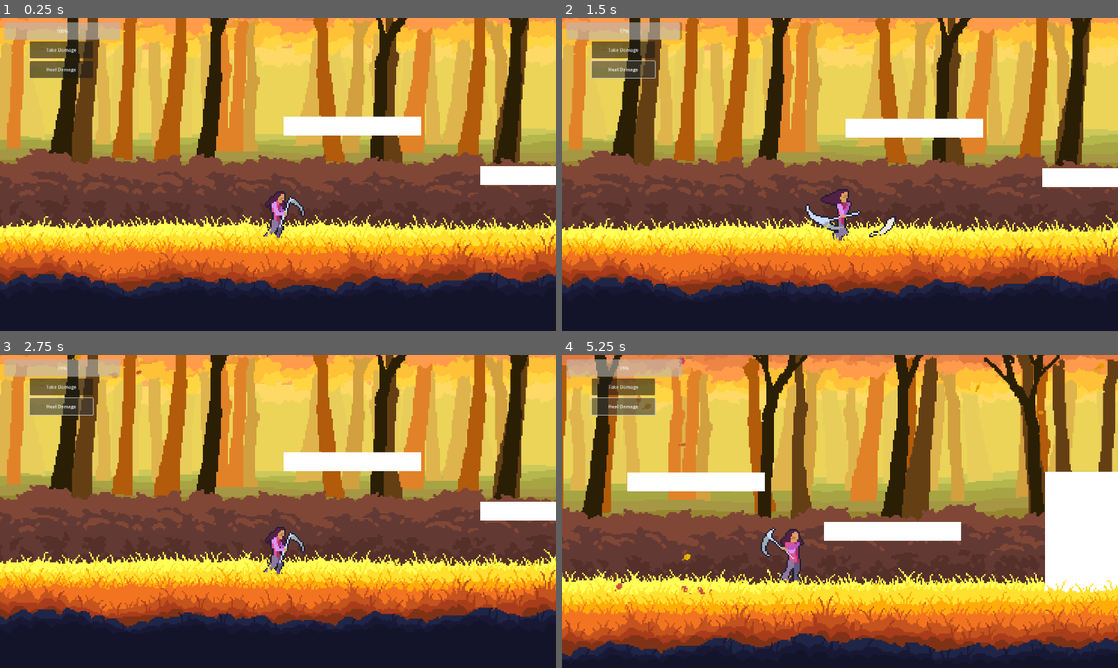
Above: before the commit, frames 1-4 (two rows, left to right).
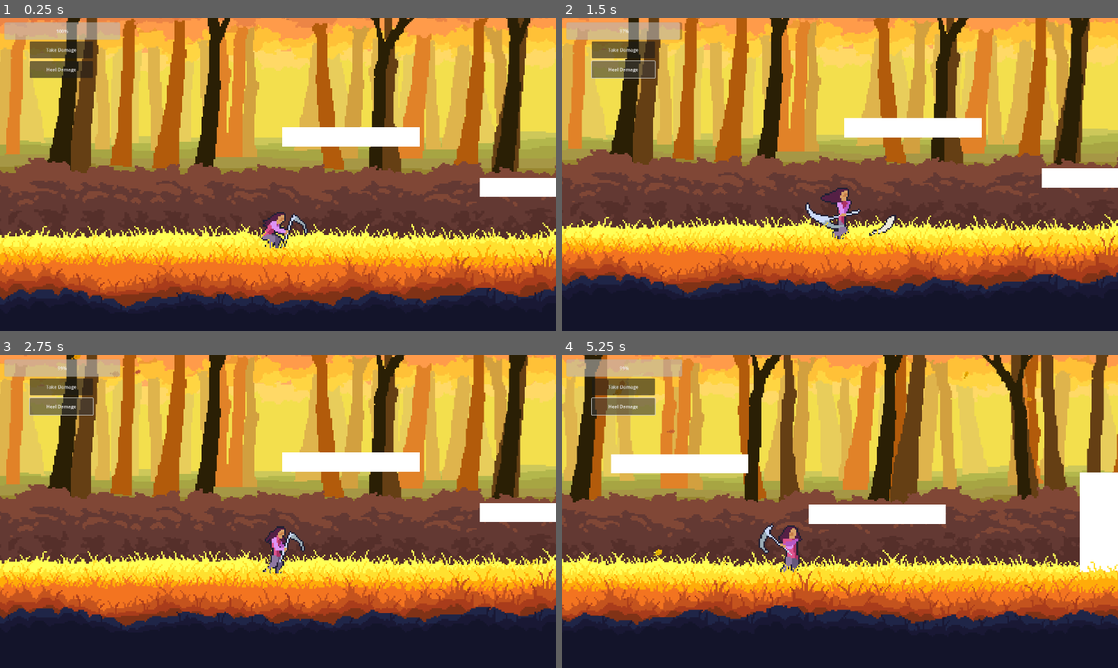
Above: after the commit, the same moments.

Repository: LordRevan36/software_development_platformer
Game: Godot game, scene res://Levels/Forest/main.tscn
The game is run twice, just before and just after one commit, with the same random seed, the same clock (stepped at 60 frames per second) and the same inputs. Before the commit the project starts from res://main.tscn.
Inputs:
- Up to frame 1 (0.25 s): no input
- Up to frame 2 (1.5 s): click "Take Damage" at 0.5 s; click "Heal Damage" at 1.25 s
- Up to frame 3 (2.75 s): hold C (FlipRight) from 2.03 s (still down); tap X (Attack 1) at 2.1 s
- Up to frame 4 (5.25 s): release C (FlipRight) at 2.78 s; hold Z (FlipLeft) 2.78-3.53 s; tap X (Attack 1) every 0.75 s from 2.85 to 5.1 s; hold C (FlipRight) 3.53-4.28 s; hold W (Up) 4.28-5.03 s; hold Z (FlipLeft) from 5.03 s (still down)

The runs differ from the first frame. In frame 1, 38% of the frame differs, in the area x 0-100%, y 0-94%; in frame 2, 13%; in frame 3, 11%; in frame 4, 71%, in the area x 0-100%, y 0-98%.

Commit message:
file organization, level transitions
6-% chance pulling this branch will cause issues but oh well

Diff:
--- a/software-development-platformer/main.tscn
+++ b/software-development-platformer/Levels/Forest/main.tscn
@@ -13,9 +13,10 @@
 [ext_resource type="Texture2D" uid="uid://d15b6nmtxas3j" path="res://Assets/Forest/BushyGrass.png" id="7_5vw27"]
 [ext_resource type="Texture2D" uid="uid://ul3588q4vy3l" path="res://Assets/Forest/LeafParticle2.png" id="7_ycdy4"]
 [ext_resource type="Script" uid="uid://m70ma2rafm6p" path="res://Player/movement_particles.gd" id="11_vivmo"]
-[ext_resource type="Script" uid="uid://bqovlgcavqgg2" path="res://health_bar.gd" id="15_vivmo"]
-[ext_resource type="Script" uid="uid://dhqon0kvpcrte" path="res://button.gd" id="16_2cqfq"]
-[ext_resource type="Script" uid="uid://qy3w7jrwih6c" path="res://heal_button.gd" id="17_yaehf"]
+[ext_resource type="PackedScene" uid="uid://cikgxfjxyjw3r" path="res://exit.tscn" id="12_86kmy"]
+[ext_resource type="Script" uid="uid://bqovlgcavqgg2" path="res://UI/health_bar.gd" id="15_vivmo"]
+[ext_resource type="Script" uid="uid://dhqon0kvpcrte" path="res://UI/button.gd" id="16_2cqfq"]
+[ext_resource type="Script" uid="uid://qy3w7jrwih6c" path="res://UI/heal_button.gd" id="17_yaehf"]
 
 [sub_resource type="Gradient" id="Gradient_w48qg"]
 offsets = PackedFloat32Array(0, 0.33490565, 0.8018868, 1)
@@ -152,6 +153,14 @@
 repeat_size = Vector2(2560, 0)
 repeat_times = 3
 
+[node name="Background" type="ColorRect" parent="Parallax <100/Parallax30/Repeating"]
+offset_left = 1.9460449
+offset_top = 0.2970581
+offset_right = 2.946045
+offset_bottom = 1.2970581
+scale = Vector2(2560, 500)
+color = Color(0.9517366, 0.8742226, 0.3032913, 1)
+
 [node name="Canopy" type="Sprite2D" parent="Parallax <100/Parallax30/Repeating"]
 modulate = Color(2.9472616, 3.058063, 1.896237, 1)
 position = Vector2(-170.77844, -18.679565)
@@ -838,7 +847,8 @@
 process_material = SubResource("ParticleProcessMaterial_vivmo")
 script = SubResource("GDScript_2cqfq")
 
-[node name="Player" parent="." groups=["Player"] instance=ExtResource("1_bo1nx")]
+[node name="Player" parent="." instance=ExtResource("1_bo1nx")]
+position = Vector2(-20, -124)
 
 [node name="Camera2D" type="Camera2D" parent="Player"]
 offset = Vector2(0, -100)
@@ -887,7 +897,7 @@
 process_material = SubResource("ParticleProcessMaterial_yaehf")
 
 [node name="TempPlatform" type="StaticBody2D" parent="."]
-position = Vector2(1, -283)
+position = Vector2(1, -281)
 
 [node name="CollisionShape2D" type="CollisionShape2D" parent="TempPlatform"]
 position = Vector2(173, -15)
@@ -900,7 +910,7 @@
 offset_bottom = 11.0
 
 [node name="TempPlatform2" type="StaticBody2D" parent="."]
-position = Vector2(523, -152)
+position = Vector2(526, -147)
 
 [node name="CollisionShape2D" type="CollisionShape2D" parent="TempPlatform2"]
 position = Vector2(173, -15)
@@ -913,7 +923,7 @@
 offset_bottom = 11.0
 
 [node name="TempPlatform3" type="StaticBody2D" parent="."]
-position = Vector2(1111, -50.000015)
+position = Vector2(1246, 2)
 scale = Vector2(1, 6.8799996)
 
 [node name="CollisionShape2D" type="CollisionShape2D" parent="TempPlatform3"]
@@ -925,6 +935,13 @@
 offset_top = -40.0
 offset_right = 355.0
 offset_bottom = 11.0
+
+[node name="LevelExit" parent="." instance=ExtResource("12_86kmy")]
+position = Vector2(1582, -275)
+exit = "uid://b1iavla5jso1x"
+
+[node name="CollisionShape2D" parent="LevelExit" index="0"]
+position = Vector2(4, -166)
 
 [node name="Parallax100" type="Node2D" parent="."]
 position = Vector2(1, -295)
@@ -1117,17 +1134,17 @@
 [node name="CollisionShape2D" type="CollisionShape2D" parent="Floor"]
 shape = SubResource("WorldBoundaryShape2D_0xm2m")
 
-[node name="CanvasLayer" type="CanvasLayer" parent="."]
+[node name="UI" type="CanvasLayer" parent="."]
 offset = Vector2(15, 15)
 transform = Transform2D(1, 0, 0, 1, 15, 15)
 
-[node name="HealthBar" type="ProgressBar" parent="CanvasLayer" groups=["Player"]]
+[node name="HealthBar" type="ProgressBar" parent="UI" groups=["Player"]]
 offset_right = 400.0
 offset_bottom = 60.0
 value = 100.0
 script = ExtResource("15_vivmo")
 
-[node name="DamageButton" type="Button" parent="CanvasLayer"]
+[node name="DamageButton" type="Button" parent="UI"]
 offset_left = 88.0
 offset_top = 66.0
 offset_right = 306.0
@@ -1135,7 +1152,7 @@
 text = "Take Damage"
 script = ExtResource("16_2cqfq")
 
-[node name="HealButton" type="Button" parent="CanvasLayer"]
+[node name="HealButton" type="Button" parent="UI"]
 offset_left = 88.0
 offset_top = 134.0
 offset_right = 306.0
@@ -1145,3 +1162,5 @@
 
 [connection signal="jumped" from="Player" to="Player/MovementParticles" method="_on_player_jumped"]
 [connection signal="landed" from="Player" to="Player/MovementParticles" method="_on_player_landed"]
+
+[editable path="LevelExit"]
--- /dev/null
+++ b/software-development-platformer/Levels/Forest/testLevel.tscn
@@ -0,0 +1,250 @@
+[gd_scene load_steps=17 format=3 uid="uid://b1iavla5jso1x"]
+
+[ext_resource type="Texture2D" uid="uid://ctk8ibr44c642" path="res://Assets/Forest/Bush.png" id="1_w8v3s"]
+[ext_resource type="Texture2D" uid="uid://c2fn1ck4bikb1" path="res://Assets/Forest/Grass.png" id="7_sqofj"]
+[ext_resource type="Texture2D" uid="uid://ul3588q4vy3l" path="res://Assets/Forest/LeafParticle2.png" id="8_tpwu6"]
+[ext_resource type="PackedScene" uid="uid://cy1vyx88wgg4v" path="res://Player/player.tscn" id="9_diqn3"]
+[ext_resource type="Script" uid="uid://do5bugkt41qkv" path="res://camera.gd" id="10_t3dj1"]
+[ext_resource type="Script" uid="uid://m70ma2rafm6p" path="res://Player/movement_particles.gd" id="11_b7crr"]
+[ext_resource type="Script" uid="uid://bqovlgcavqgg2" path="res://UI/health_bar.gd" id="14_em3r6"]
+[ext_resource type="Script" uid="uid://dhqon0kvpcrte" path="res://UI/button.gd" id="15_soehs"]
+[ext_resource type="Script" uid="uid://qy3w7jrwih6c" path="res://UI/heal_button.gd" id="16_time6"]
+
+[sub_resource type="Gradient" id="Gradient_w48qg"]
+offsets = PackedFloat32Array(0, 0.33490565, 0.8018868, 1)
+colors = PackedColorArray(0.8298393, 0.28756416, 0.31498945, 1, 0.82405865, 0.41192046, 0.21686882, 1, 0.9603854, 0.6462903, 0, 1, 0.95962197, 0.8111548, 3.85046e-07, 1)
+
+[sub_resource type="GradientTexture1D" id="GradientTexture1D_1nvrg"]
+gradient = SubResource("Gradient_w48qg")
+
+[sub_resource type="ParticleProcessMaterial" id="ParticleProcessMaterial_w48qg"]
+particle_flag_disable_z = true
+angle_min = -89.99999
+angle_max = 90.000015
+direction = Vector3(0, -25, 0)
+spread = 10.0
+initial_velocity_min = 350.0
+initial_velocity_max = 350.0
+angular_velocity_min = -20.000015
+angular_velocity_max = 14.999984
+gravity = Vector3(0, 250, 0)
+radial_accel_min = -1.0000023
+radial_accel_max = 0.99999774
+color_initial_ramp = SubResource("GradientTexture1D_1nvrg")
+turbulence_enabled = true
+turbulence_noise_scale = 9.5
+turbulence_noise_speed = Vector3(2, 1, 0)
+turbulence_noise_speed_random = 0.05
+turbulence_influence_min = 0.0
+turbulence_influence_max = 0.2
+
+[sub_resource type="ParticleProcessMaterial" id="ParticleProcessMaterial_2cqfq"]
+particle_flag_disable_z = true
+angle_min = -89.99999
+angle_max = 90.000015
+direction = Vector3(0, -25, 0)
+spread = 20.0
+initial_velocity_min = 350.0
+initial_velocity_max = 350.0
+angular_velocity_min = -20.000015
+angular_velocity_max = 14.999984
+gravity = Vector3(0, 250, 0)
+radial_accel_min = -1.0000023
+radial_accel_max = 0.99999774
+color_initial_ramp = SubResource("GradientTexture1D_1nvrg")
+turbulence_enabled = true
+turbulence_noise_scale = 4.0
+turbulence_noise_speed = Vector3(2, 1, 0)
+turbulence_noise_speed_random = 0.05
+turbulence_influence_min = 0.0
+turbulence_influence_max = 0.2
+
+[sub_resource type="ParticleProcessMaterial" id="ParticleProcessMaterial_yaehf"]
+particle_flag_disable_z = true
+angle_min = -89.99999
+angle_max = 90.000015
+direction = Vector3(0, -25, 0)
+spread = 30.0
+initial_velocity_min = 250.0
+initial_velocity_max = 300.0
+angular_velocity_min = -20.000015
+angular_velocity_max = 14.999984
+gravity = Vector3(0, 250, 0)
+radial_accel_min = -1.0000023
+radial_accel_max = 0.99999774
+color_initial_ramp = SubResource("GradientTexture1D_1nvrg")
+turbulence_enabled = true
+turbulence_noise_strength = 0.5
+turbulence_noise_scale = 4.0
+turbulence_noise_speed = Vector3(2, 1, 0)
+turbulence_noise_speed_random = 0.05
+turbulence_influence_min = 0.0
+turbulence_influence_max = 0.2
+
+[sub_resource type="RectangleShape2D" id="RectangleShape2D_ycdy4"]
+size = Vector2(366, 50)
+
+[sub_resource type="WorldBoundaryShape2D" id="WorldBoundaryShape2D_0xm2m"]
+distance = -285.0
+
+[node name="Main" type="Node"]
+
+[node name="Player" parent="." instance=ExtResource("9_diqn3")]
+position = Vector2(-20, -124)
+
+[node name="Camera2D" type="Camera2D" parent="Player"]
+offset = Vector2(0, -100)
+zoom = Vector2(1.3, 1.3)
+position_smoothing_enabled = true
+script = ExtResource("10_t3dj1")
+
+[node name="MovementParticles" type="Node2D" parent="Player"]
+show_behind_parent = true
+script = ExtResource("11_b7crr")
+
+[node name="RunParticle" type="GPUParticles2D" parent="Player/MovementParticles"]
+position = Vector2(-10, 112)
+amount = 30
+texture = ExtResource("8_tpwu6")
+lifetime = 6.0
+explosiveness = 0.1
+randomness = 0.3
+fixed_fps = 24
+process_material = SubResource("ParticleProcessMaterial_w48qg")
+
+[node name="JumpParticle" type="GPUParticles2D" parent="Player/MovementParticles"]
+position = Vector2(-11, 128)
+emitting = false
+amount = 20
+texture = ExtResource("8_tpwu6")
+lifetime = 6.0
+one_shot = true
+speed_scale = 2.0
+explosiveness = 1.0
+randomness = 0.3
+fixed_fps = 24
+process_material = SubResource("ParticleProcessMaterial_2cqfq")
+
+[node name="LandParticle" type="GPUParticles2D" parent="Player/MovementParticles"]
+position = Vector2(-11, 128)
+emitting = false
+amount = 10
+texture = ExtResource("8_tpwu6")
+lifetime = 6.0
+one_shot = true
+speed_scale = 1.5
+explosiveness = 1.0
+randomness = 0.3
+fixed_fps = 24
+process_material = SubResource("ParticleProcessMaterial_yaehf")
+
+[node name="TempPlatform" type="StaticBody2D" parent="."]
+position = Vector2(1, -281)
+
+[node name="CollisionShape2D" type="CollisionShape2D" parent="TempPlatform"]
+position = Vector2(173, -15)
+shape = SubResource("RectangleShape2D_ycdy4")
+
+[node name="ColorRect" type="ColorRect" parent="TempPlatform"]
+offset_left = -10.0
+offset_top = -40.0
+offset_right = 355.0
+offset_bottom = 11.0
+
+[node name="TempPlatform2" type="StaticBody2D" parent="."]
+position = Vector2(526, -147)
+
+[node name="CollisionShape2D" type="CollisionShape2D" parent="TempPlatform2"]
+position = Vector2(173, -15)
+shape = SubResource("RectangleShape2D_ycdy4")
+
+[node name="ColorRect" type="ColorRect" parent="TempPlatform2"]
+offset_left = -10.0
+offset_top = -40.0
+offset_right = 355.0
+offset_bottom = 11.0
+
+[node name="TempPlatform3" type="StaticBody2D" parent="."]
+position = Vector2(1246, 2)
+scale = Vector2(1, 6.8799996)
+
+[node name="CollisionShape2D" type="CollisionShape2D" parent="TempPlatform3"]
+position = Vector2(173, -15)
+shape = SubResource("RectangleShape2D_ycdy4")
+
+[node name="ColorRect" type="ColorRect" parent="TempPlatform3"]
+offset_left = -10.0
+offset_top = -40.0
+offset_right = 355.0
+offset_bottom = 11.0
+
+[node name="Parallax100" type="Node2D" parent="."]
+position = Vector2(1, -295)
+
+[node name="Repeating" type="Parallax2D" parent="Parallax100"]
+scroll_offset = Vector2(-2156, 23)
+repeat_size = Vector2(2560, 0)
+repeat_times = 3
+
+[node name="Grass" type="Sprite2D" parent="Parallax100/Repeating"]
+modulate = Color(1.3285676, 0.9534372, 0.4952448, 1)
+position = Vector2(-1140, -116)
+texture = ExtResource("7_sqofj")
+
+[node name="BottomGrass" type="ColorRect" parent="Parallax100/Repeating"]
+offset_left = -1321.0
+offset_top = 294.0
+offset_right = 1222.0
+offset_bottom = 353.0
+scale = Vector2(1.6800048, 9.080003)
+color = Color(1, 0.8784314, 0.1882353, 1)
+metadata/_edit_use_anchors_ = true
+
+[node name="Canopy" type="Sprite2D" parent="Parallax100/Repeating"]
+modulate = Color(1.4957577, 1.1363391, 0.7985637, 1)
+position = Vector2(-520.26953, -590.3002)
+scale = Vector2(1, -1)
+texture = ExtResource("1_w8v3s")
+
+[node name="Canopy2" type="Sprite2D" parent="Parallax100/Repeating"]
+modulate = Color(1.4957577, 1.1363391, 0.7985637, 1)
+position = Vector2(-142.09033, -804.9907)
+texture = ExtResource("1_w8v3s")
+
+[node name="Props" type="Parallax2D" parent="Parallax100"]
+scroll_scale = Vector2(1.1, 1.1)
+
+[node name="Floor" type="StaticBody2D" parent="."]
+position = Vector2(1, -283)
+
+[node name="CollisionShape2D" type="CollisionShape2D" parent="Floor"]
+shape = SubResource("WorldBoundaryShape2D_0xm2m")
+
+[node name="CanvasLayer" type="CanvasLayer" parent="."]
+offset = Vector2(15, 15)
+transform = Transform2D(1, 0, 0, 1, 15, 15)
+
+[node name="HealthBar" type="ProgressBar" parent="CanvasLayer" groups=["Player"]]
+offset_right = 400.0
+offset_bottom = 60.0
+value = 100.0
+script = ExtResource("14_em3r6")
+
+[node name="DamageButton" type="Button" parent="CanvasLayer"]
+offset_left = 88.0
+offset_top = 66.0
+offset_right = 306.0
+offset_bottom = 124.0
+text = "Take Damage"
+script = ExtResource("15_soehs")
+
+[node name="HealButton" type="Button" parent="CanvasLayer"]
+offset_left = 88.0
+offset_top = 134.0
+offset_right = 306.0
+offset_bottom = 192.0
+text = "Heal Damage"
+script = ExtResource("16_time6")
+
+[connection signal="jumped" from="Player" to="Player/MovementParticles" method="_on_player_jumped"]
+[connection signal="landed" from="Player" to="Player/MovementParticles" method="_on_player_landed"]
--- a/software-development-platformer/Player/movement_particles.gd
+++ b/software-development-platformer/Player/movement_particles.gd
@@ -24,4 +24,3 @@
 	if landVelocity.y > 200:
 		land_particle.amount = int(5+landVelocity.y/50) #BROKEN RN. landing velocity is always recorded the same because ground slows player.
 		land_particle.restart()
-	print(landVelocity.y)
--- a/software-development-platformer/Player/player.gd
+++ b/software-development-platformer/Player/player.gd
@@ -6,8 +6,8 @@
 
 #if you ever want to do this, drag in the node you're referencing, then hold command/ctrl while releasing
 
-const SPEED = 288.0
-const JUMP_VELOCITY = -520.0
+const SPEED = 300.0
+const JUMP_VELOCITY = -510.0
 
 @export var friction = 0.9 #value from 0 to 1. 1 means full friction on floor when running, 0 means full icy floor
 @export var air_control = 0.5 #value from 0 to 1, lets you control how easily player can control their air movement
@@ -239,8 +239,8 @@
 
 
 func backflip():
-	velocity.y = (JUMP_VELOCITY+JUMP_VELOCITY*(time-crouchStartTime)/4)*1.45
-	velocity.x = -(SPEED+SPEED*(time-crouchStartTime)/4)*facing*0.6
+	velocity.y = (JUMP_VELOCITY+JUMP_VELOCITY*(time-crouchStartTime)/4)*1.4
+	velocity.x = -(SPEED+SPEED*(time-crouchStartTime)/4)*facing*0.5
 	state = "backflip"
 	canJump = false
 	jumped.emit()
@@ -248,8 +248,8 @@
 
 
 func frontflip():
-	velocity.y = (JUMP_VELOCITY+JUMP_VELOCITY*(time-crouchStartTime)/4)*0.8
-	velocity.x = (SPEED+SPEED*(time-crouchStartTime)/4)*facing*1.7
+	velocity.y = (JUMP_VELOCITY+JUMP_VELOCITY*(time-crouchStartTime)/4)*0.7
+	velocity.x = (SPEED+SPEED*(time-crouchStartTime)/4)*facing*1.8
 	state = "frontflip"
 	canJump = false
 	jumped.emit()
--- a/software-development-platformer/Player/player.tscn
+++ b/software-development-platformer/Player/player.tscn
@@ -468,7 +468,7 @@
 radius = 102.0
 height = 372.0
 
-[node name="Player" type="CharacterBody2D"]
+[node name="Player" type="CharacterBody2D" groups=["Player"]]
 position = Vector2(-24, 5)
 script = ExtResource("1_onrkg")
 friction = 0.8
--- /dev/null
+++ b/software-development-platformer/exit.gd
@@ -0,0 +1,11 @@
+# https://www.youtube.com/watch?v=9AcqlKawwQY
+extends Area2D
+
+@export_file("*.tscn") var exit
+@export var spawn_position: Vector2
+
+
+func _on_body_entered(body: Node2D) -> void:
+	if body.is_in_group("Player"):
+		print("worked #2")
+		get_tree().change_scene_to_file(exit)
--- /dev/null
+++ b/software-development-platformer/exit.tscn
@@ -0,0 +1,14 @@
+[gd_scene load_steps=3 format=3 uid="uid://cikgxfjxyjw3r"]
+
+[ext_resource type="Script" uid="uid://c230anxiis4vl" path="res://exit.gd" id="1_6sfst"]
+
+[sub_resource type="RectangleShape2D" id="RectangleShape2D_k4lu3"]
+size = Vector2(28, 352)
+
+[node name="LevelExit" type="Area2D"]
+script = ExtResource("1_6sfst")
+
+[node name="CollisionShape2D" type="CollisionShape2D" parent="."]
+shape = SubResource("RectangleShape2D_k4lu3")
+
+[connection signal="body_entered" from="." to="." method="_on_body_entered"]
--- a/software-development-platformer/project.godot
+++ b/software-development-platformer/project.godot
@@ -30,8 +30,15 @@
 folder_colors={
 "res://Assets/": "orange",
 "res://Enemies/": "red",
-"res://Player/": "purple"
+"res://Levels/": "green",
+"res://Levels/Forest/": "orange",
+"res://Player/": "purple",
+"res://UI/": "yellow"
 }
+
+[global_group]
+
+Player="its the player .ngl idk if this is really necessary but im putting it in anyways"
 
 [input]
 
@@ -83,4 +90,4 @@
 [rendering]
 
 textures/canvas_textures/default_texture_filter=0
-environment/defaults/default_clear_color=Color(0.9211927, 0.83087313, 0.34372523, 1)
+environment/defaults/default_clear_color=Color(0.084280215, 0.09976324, 0.23858869, 1)
Not shown: 1 places in software-development-platformer/Levels/Forest/main.tscn that only renumber resources
Not shown: 1 places in software-development-platformer/Player/player.tscn that only renumber resources
Renamed: software-development-platformer/button.gd -> software-development-platformer/UI/button.gd
Renamed: software-development-platformer/button.gd.uid -> software-development-platformer/UI/button.gd.uid
Renamed: software-development-platformer/heal_button.gd -> software-development-platformer/UI/heal_button.gd
Renamed: software-development-platformer/heal_button.gd.uid -> software-development-platformer/UI/heal_button.gd.uid
Renamed: software-development-platformer/health_bar.gd -> software-development-platformer/UI/health_bar.gd
Renamed: software-development-platformer/health_bar.gd.uid -> software-development-platformer/UI/health_bar.gd.uid
Not shown, added: software-development-platformer/exit.gd.uid
